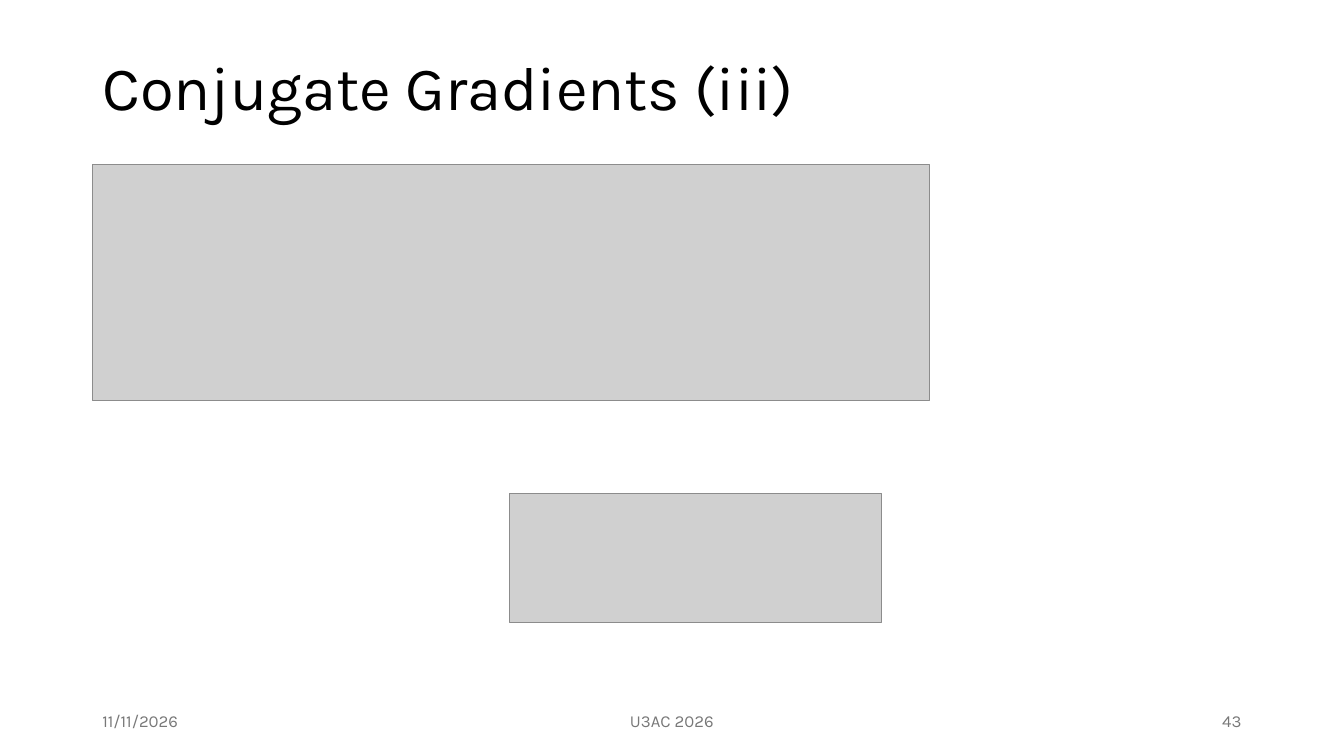
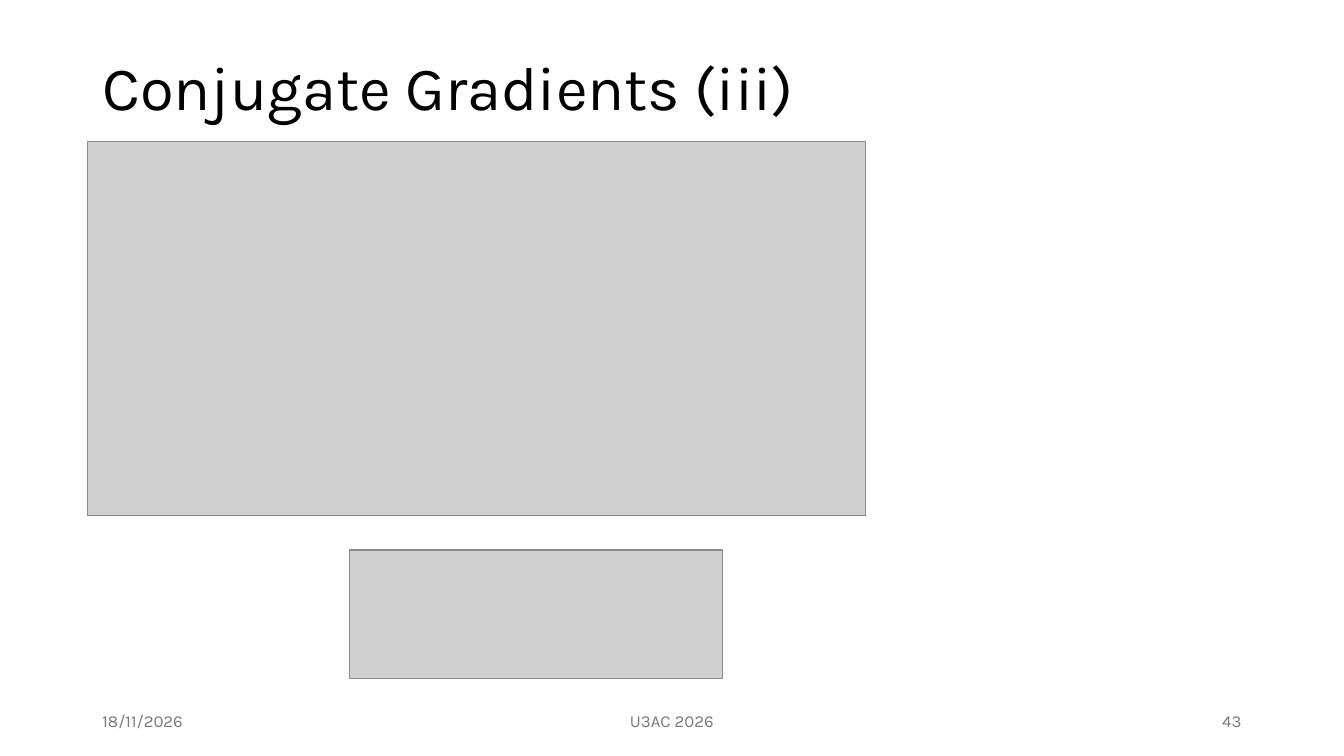
Before and after one commit to mm002a/U3AC, a slide deck: slide 43 of MTH04/U3AC.Lec2.pptx. Drawn at 1344x756 pixels with LibreOffice and Linux fonts; fonts in the diff are those of the drawing; grey boxes stand for pictures. Boxes give left, top, right and bottom in pixels: in the first picture for what was removed or moved away, otherwise in the second. Text is boxed around its words. In the diff, an @@ line names an element or a change of style, - is before the commit and + after.

```diff
--- a/MTH04/U3AC.Lec2.pptx
+++ b/MTH04/U3AC.Lec2.pptx
@@ picture resized from (x1=93, y1=164, x2=930, y2=401) to (x1=87, y1=141, x2=866, y2=515) @@
@@ picture moved from (x1=509, y1=494, x2=882, y2=623) to (x1=350, y1=551, x2=723, y2=680) @@
@@ text at (x1=102, y1=715, x2=182, y2=728): text changed @@
-11/11/2026
+18/11/2026
```
Also in this commit, not shown: 42 other slides changed.
